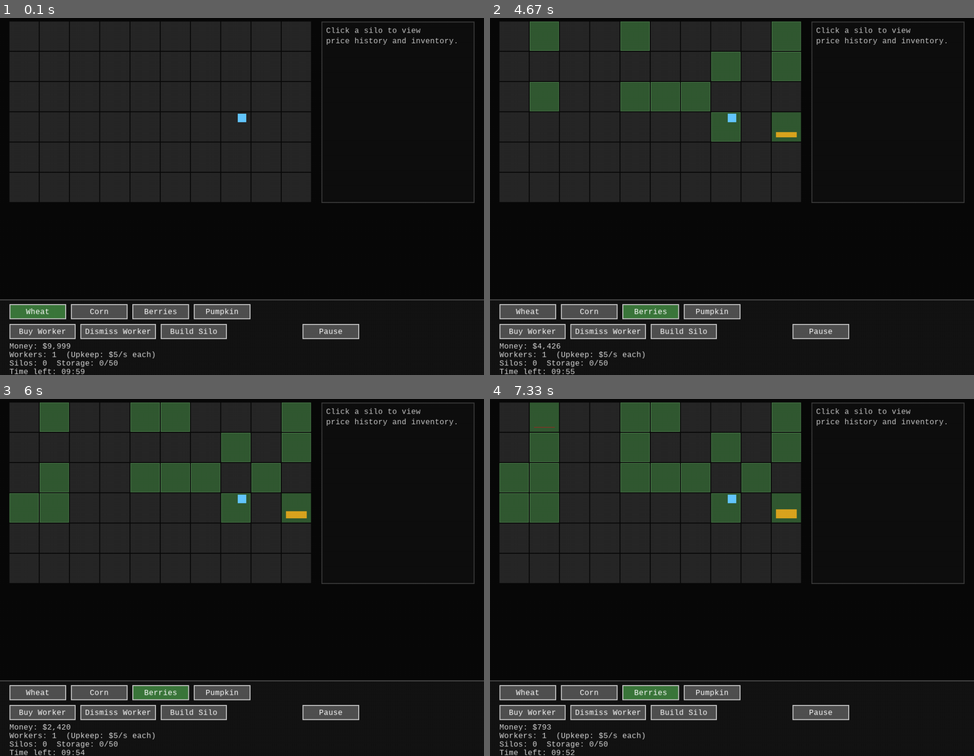
Above: before the commit, frames 1-4 (two rows, left to right).
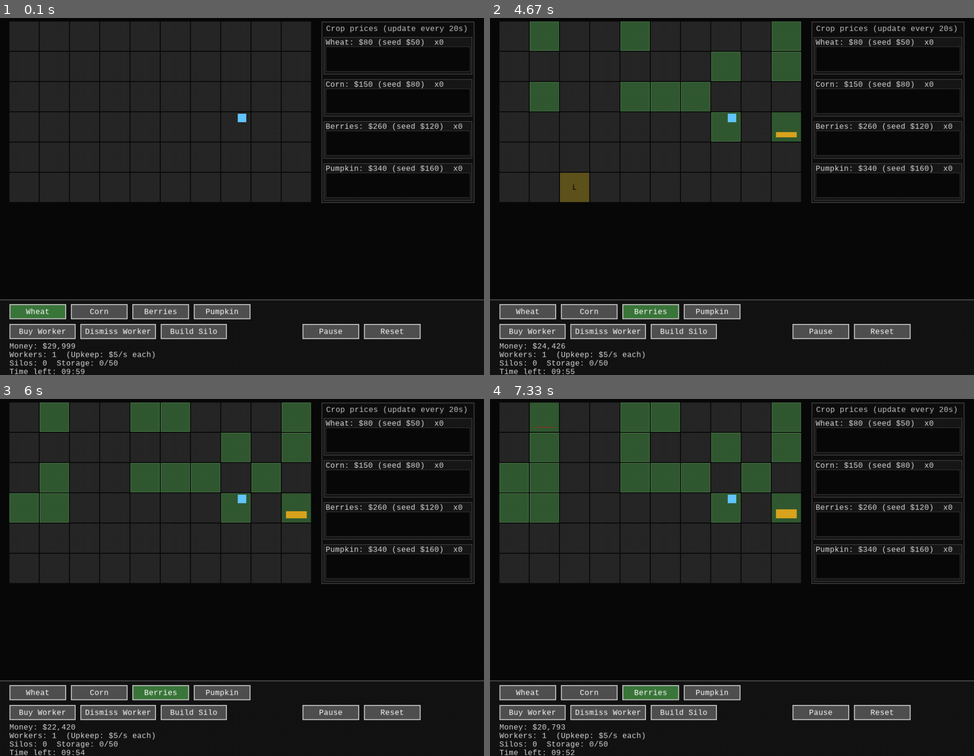
Above: after the commit, the same moments.

Repository: basperheim/farming-simulator-pygame
Game: pygame game, started from main.py
Same seed, same stepped clock (60 frames per second), same inputs: the game is played once before the commit and once after it.
Inputs (mouse positions are in pixels of both pictures, inside the frame that each line leads up to):
- Up to frame 1 (0.1 s): no input
- Up to frame 2 (4.67 s): press the mouse at (785, 125) at 0.37 s; move the mouse to (683, 132) at 0.47 s; release the mouse at (581, 139) at 0.6 s; press the mouse at (785, 125) at 0.7 s; move the mouse to (698, 92) at 0.8 s; release the mouse at (606, 57) at 0.93 s; press the mouse at (727, 67) at 1.03 s; move the mouse to (819, 196) at 1.13 s; release the mouse at (915, 328) at 1.27 s; press the mouse at (543, 35) at 1.37 s; move the mouse to (586, 175) at 1.47 s; release the mouse at (625, 310) at 1.6 s; press the mouse at (693, 96) at 1.7 s; move the mouse to (644, 171) at 1.8 s; release the mouse at (596, 250) at 1.93 s; press the mouse at (664, 96) at 2.03 s; move the mouse to (790, 75) at 2.13 s; release the mouse at (911, 53) at 2.27 s; press the mouse at (785, 35) at 2.37 s; move the mouse to (746, 46) at 2.47 s; release the mouse at (707, 57) at 2.6 s; press the mouse at (727, 125) at 2.7 s; move the mouse to (790, 110) at 2.8 s; release the mouse at (853, 92) at 2.93 s; press the mouse at (635, 96) at 3.03 s; move the mouse to (702, 132) at 3.13 s; release the mouse at (770, 171) at 3.27 s; press the mouse at (635, 35) at 3.37 s; move the mouse to (635, 121) at 3.47 s; release the mouse at (630, 210) at 3.6 s; click (649, 307) at 3.72 s; press the mouse at (785, 67) at 4.03 s; move the mouse to (669, 150) at 4.13 s; release the mouse at (557, 228) at 4.27 s; press the mouse at (543, 96) at 4.37 s; move the mouse to (562, 139) at 4.47 s; release the mouse at (577, 185) at 4.6 s
- Up to frame 3 (6 s): press the mouse at (174, 416) at 4.7 s; move the mouse to (300, 548) at 4.8 s; release the mouse at (421, 677) at 4.93 s; press the mouse at (24, 506) at 5.03 s; move the mouse to (82, 566) at 5.13 s; release the mouse at (140, 627) at 5.27 s; press the mouse at (266, 477) at 5.37 s; move the mouse to (324, 502) at 5.47 s; release the mouse at (387, 527) at 5.6 s; press the mouse at (53, 506) at 5.7 s; move the mouse to (208, 588) at 5.8 s; release the mouse at (367, 670) at 5.93 s
- Up to frame 4 (7.33 s): press the mouse at (514, 477) at 6.03 s; move the mouse to (615, 466) at 6.13 s; release the mouse at (712, 456) at 6.27 s; press the mouse at (543, 416) at 6.37 s; move the mouse to (591, 445) at 6.47 s; release the mouse at (635, 473) at 6.6 s; press the mouse at (543, 448) at 6.7 s; move the mouse to (683, 516) at 6.8 s; release the mouse at (823, 584) at 6.93 s; press the mouse at (635, 448) at 7.03 s; move the mouse to (664, 563) at 7.13 s; release the mouse at (698, 681) at 7.27 s

The runs differ from the first frame. In frame 1, 2.5% of the frame differs, in the area x 9-98%, y 1-93%; in frame 2, 3.0%; in frame 3, 2.5%; in frame 4, 2.5%.

Commit message:
Fix minor issues

Diff:
--- a/main.py
+++ b/main.py
@@ -1,3 +1,5 @@
+import json
+import os
 import pygame
 import sys
 import random
@@ -18,7 +20,7 @@
 
 GAME_DURATION = 600.0  # seconds, 10 minutes
 
-STARTING_MONEY = 10000.0
+STARTING_MONEY = 30000.0
 LAND_COST = 500.0
 WORKER_COST = 2000.0
 WORKER_UPKEEP_PER_SECOND = 5.0
@@ -32,6 +34,7 @@
 
 PRICE_UPDATE_INTERVAL = 20.0  # seconds
 PRICE_HISTORY_LENGTH = 10
+SAVE_FILE = "savegame.json"
 
 
 @dataclass
@@ -168,32 +171,45 @@
         self.big_font = pygame.font.SysFont("consolas", 36)
 
         self.running = True
-        self.paused = False
-        self.game_time = 0.0
-        self.game_over = False
-
-        self.money = STARTING_MONEY
-        self.workers: List[Worker] = []
-        self.num_silos = 0
-        self.inventory: Dict[str, int] = {}
 
         self.plant_types: List[PlantType] = self.create_plant_types()
-        self.price_histories: Dict[str, PriceHistory] = self.create_price_histories()
-        self.selected_plant_type: PlantType = self.plant_types[0]
-
-        self.tiles: List[Tile] = self.create_tiles()
-        # Start with one worker in the middle
-        self.workers.append(
-            Worker(WINDOW_WIDTH // 2, WINDOW_HEIGHT // 2 - UI_PANEL_HEIGHT)
-        )
-
         self.buttons: List[Button] = []
         self.silo_mode: bool = False
         self.silo_button: Optional[Button] = None
         self.sell_button: Optional[Button] = None
         self.selected_silo_tile: Optional[Tile] = None
-
-        self.price_update_timer: float = 0.0
+        self.hovered_tile: Optional[Tile] = None
+
+        self.reset_state()
+        self.load_state()
+
+    def reset_state(self):
+        self.paused = False
+        self.game_time = 0.0
+        self.game_over = False
+
+        self.money = STARTING_MONEY
+        self.workers = []
+        self.num_silos = 0
+        self.inventory = {pt.name: 0 for pt in self.plant_types}
+
+        self.price_histories = self.create_price_histories()
+        self.selected_plant_type = self.plant_types[0]
+
+        self.tiles = self.create_tiles()
+        self.workers.append(
+            Worker(WINDOW_WIDTH // 2, WINDOW_HEIGHT // 2 - UI_PANEL_HEIGHT)
+        )
+
+        self.buttons = []
+        self.silo_mode = False
+        self.silo_button = None
+        self.sell_button = None
+        self.selected_silo_tile = None
+        self.hovered_tile = None
+
+        self.price_update_timer = 0.0
+        self.save_timer = 0.0
 
         self.create_buttons()
 
@@ -320,6 +336,205 @@
         rect = pygame.Rect(x, panel_top, 120, BUTTON_HEIGHT)
         pause_button = Button(rect, "Pause", toggle_pause, toggle=True)
         self.buttons.append(pause_button)
+        x += 130
+
+        # Reset
+        def reset_game(_btn):
+            try:
+                os.remove(SAVE_FILE)
+            except OSError:
+                pass
+            self.reset_state()
+
+        rect = pygame.Rect(x, panel_top, 120, BUTTON_HEIGHT)
+        reset_button = Button(rect, "Reset", reset_game)
+        self.buttons.append(reset_button)
+
+    def get_plant_type_by_name(self, name: Optional[str]) -> Optional[PlantType]:
+        if name is None:
+            return None
+        for pt in self.plant_types:
+            if pt.name == name:
+                return pt
+        return None
+
+    def to_dict(self) -> dict:
+        data = {
+            "money": self.money,
+            "game_time": self.game_time,
+            "num_silos": self.num_silos,
+            "workers": len(self.workers),
+            "inventory": self.inventory,
+            "selected_plant_type": self.selected_plant_type.name
+            if self.selected_plant_type
+            else None,
+            "price_update_timer": self.price_update_timer,
+            "price_histories": {},
+            "tiles": [],
+        }
+
+        for name, ph in self.price_histories.items():
+            data["price_histories"][name] = {
+                "base_price": ph.base_price,
+                "current_multiplier": ph.current_multiplier,
+                "history": list(ph.history),
+            }
+
+        for tile in self.tiles:
+            tile_entry = {
+                "x": tile.grid_x,
+                "y": tile.grid_y,
+                "purchased": tile.purchased,
+                "has_silo": tile.has_silo,
+                "plant": None,
+            }
+            if tile.plant:
+                tile_entry["plant"] = {
+                    "type": tile.plant.plant_type.name,
+                    "planted_time": tile.plant.planted_time,
+                }
+            data["tiles"].append(tile_entry)
+
+        return data
+
+    def load_from_dict(self, data: dict):
+        self.money = float(data.get("money", STARTING_MONEY))
+        self.game_time = float(data.get("game_time", 0.0))
+        self.price_update_timer = float(data.get("price_update_timer", 0.0))
+        self.save_timer = 0.0
+        self.game_over = False
+        self.paused = False
+        self.silo_mode = False
+        self.selected_silo_tile = None
+        self.hovered_tile = None
+
+        inv_data = data.get("inventory", {})
+        self.inventory = {pt.name: 0 for pt in self.plant_types}
+        if isinstance(inv_data, dict):
+            for name, val in inv_data.items():
+                if name in self.inventory:
+                    try:
+                        self.inventory[name] = int(val)
+                    except Exception:
+                        continue
+
+        ph_data = data.get("price_histories", {})
+        for pt in self.plant_types:
+            entry = ph_data.get(pt.name, {})
+            try:
+                base_price = float(entry.get("base_price", pt.sell_price))
+            except Exception:
+                base_price = pt.sell_price
+            try:
+                current_multiplier = float(entry.get("current_multiplier", 1.0))
+            except Exception:
+                current_multiplier = 1.0
+            history_raw = entry.get("history", [base_price])
+            history: List[float] = []
+            if isinstance(history_raw, list):
+                for v in history_raw:
+                    try:
+                        history.append(float(v))
+                    except Exception:
+                        continue
+            if not history:
+                history = [base_price]
+            self.price_histories[pt.name] = PriceHistory(
+                base_price=base_price,
+                current_multiplier=current_multiplier,
+                history=history,
+            )
+
+        selected_name = data.get("selected_plant_type")
+        selected_pt = self.get_plant_type_by_name(selected_name)
+        self.selected_plant_type = selected_pt or self.plant_types[0]
+
+        workers_count = 0
+        try:
+            workers_count = max(0, int(data.get("workers", len(self.workers))))
+        except Exception:
+            workers_count = len(self.workers)
+        self.workers = [
+            Worker(WINDOW_WIDTH // 2, WINDOW_HEIGHT // 2 - UI_PANEL_HEIGHT)
+            for _ in range(workers_count)
+        ]
+        if not self.workers:
+            self.workers.append(
+                Worker(WINDOW_WIDTH // 2, WINDOW_HEIGHT // 2 - UI_PANEL_HEIGHT)
+            )
+
+        tile_lookup = {(t.grid_x, t.grid_y): t for t in self.tiles}
+        tiles_data = data.get("tiles", [])
+        self.num_silos = 0
+        if isinstance(tiles_data, list):
+            for td in tiles_data:
+                if not isinstance(td, dict):
+                    continue
+                try:
+                    x = int(td.get("x"))
+                    y = int(td.get("y"))
+                except Exception:
+                    continue
+                tile = tile_lookup.get((x, y))
+                if tile is None:
+                    continue
+                tile.purchased = bool(td.get("purchased", False))
+                tile.has_silo = bool(td.get("has_silo", False))
+                tile.plant = None
+                plant_info = td.get("plant")
+                if plant_info and tile.purchased:
+                    pt = self.get_plant_type_by_name(plant_info.get("type"))
+                    if pt:
+                        try:
+                            planted_time = float(
+                                plant_info.get("planted_time", self.game_time)
+                            )
+                            tile.plant = PlantInstance(pt, planted_time)
+                        except Exception:
+                            tile.plant = None
+                if tile.has_silo:
+                    self.num_silos += 1
+
+        try:
+            stored_silos = int(data.get("num_silos", self.num_silos))
+            self.num_silos = max(self.num_silos, stored_silos)
+        except Exception:
+            pass
+
+        # Sync plant toggle buttons
+        plant_names = [p.name for p in self.plant_types]
+        for b in self.buttons:
+            if b.toggle and b.text in plant_names:
+                b.toggled = b.text == self.selected_plant_type.name
+            elif b is self.silo_button:
+                b.toggled = False
+
+        if self.game_time >= GAME_DURATION:
+            self.game_over = True
+            self.paused = True
+
+    def save_state(self):
+        try:
+            with open(SAVE_FILE, "w") as f:
+                json.dump(self.to_dict(), f)
+        except Exception:
+            # Saving should never crash the game
+            pass
+
+    def load_state(self) -> bool:
+        if not os.path.exists(SAVE_FILE):
+            return False
+        try:
+            with open(SAVE_FILE, "r") as f:
+                data = json.load(f)
+            if not isinstance(data, dict):
+                raise ValueError("Invalid save format")
+            self.load_from_dict(data)
+            return True
+        except Exception:
+            # Bad save -> start fresh
+            self.reset_state()
+            return False
 
     @property
     def storage_capacity(self) -> int:
@@ -364,6 +579,7 @@
                 self.update(dt)
             self.draw()
             pygame.display.flip()
+        self.save_state()
         pygame.quit()
         sys.exit()
 
@@ -381,6 +597,14 @@
                         for b in self.buttons:
                             if b.text == "Pause":
                                 b.toggled = self.paused
+            elif event.type == pygame.MOUSEMOTION:
+                pos = event.pos
+                self.hovered_tile = None
+                if pos[1] < WINDOW_HEIGHT - UI_PANEL_HEIGHT:
+                    for tile in self.tiles:
+                        if tile.rect.collidepoint(pos):
+                            self.hovered_tile = tile
+                            break
             elif event.type == pygame.MOUSEBUTTONDOWN and event.button == 1:
                 # Buttons
                 for btn in self.buttons:
@@ -443,6 +667,33 @@
             # click outside any tile clears silo selection
             self.selected_silo_tile = None
 
+    def get_tile_action(self, tile: Tile) -> Optional[str]:
+        if not tile.purchased:
+            if not self.game_over and self.money >= LAND_COST:
+                return "L"
+            return None
+
+        if self.silo_mode:
+            if (
+                not tile.has_silo
+                and tile.plant is None
+                and self.money >= SILO_COST
+                and not self.game_over
+            ):
+                return "S"
+            return None
+
+        if tile.has_silo:
+            return "S"
+
+        if tile.can_plant() and not self.game_over:
+            pt = self.selected_plant_type
+            _, seed_price = self.get_price_info(pt)
+            if self.money >= seed_price:
+                return pt.name[0].upper()
+
+        return None
+
     def update_prices(self):
         for pt in self.plant_types:
             ph = self.price_histories[pt.name]
@@ -460,6 +711,11 @@
             return
 
         self.game_time += dt
+        self.save_timer += dt
+        if self.save_timer >= 1.0:
+            self.save_state()
+            self.save_timer = 0.0
+
         if self.game_time >= GAME_DURATION:
             self.game_over = True
             self.paused = True
@@ -527,6 +783,30 @@
                 if tile.purchased:
                     pygame.draw.rect(self.screen, (80, 130, 80), tile.rect, 1)
 
+    def draw_hover_preview(self):
+        if self.hovered_tile is None:
+            return
+        action = self.get_tile_action(self.hovered_tile)
+        if not action:
+            return
+
+        tile = self.hovered_tile
+        overlay = pygame.Surface(tile.rect.size, pygame.SRCALPHA)
+        color = (0, 180, 0, 70)
+        if action == "L":
+            color = (240, 200, 0, 70)
+        elif action == "S":
+            if tile.has_silo and not self.silo_mode:
+                color = (0, 160, 220, 70)
+            else:
+                color = (0, 180, 120, 70)
+        overlay.fill(color)
+        self.screen.blit(overlay, tile.rect.topleft)
+
+        text_surf = self.font.render(action, True, (0, 0, 0))
+        text_rect = text_surf.get_rect(center=tile.rect.center)
+        self.screen.blit(text_surf, text_rect)
+
     def draw_workers(self):
         for w in self.workers:
             rect = pygame.Rect(0, 0, 18, 18)
@@ -596,25 +876,21 @@
         pygame.draw.rect(self.screen, (15, 15, 15), rect)
         pygame.draw.rect(self.screen, (60, 60, 60), rect, 2)
 
-        if self.selected_silo_tile is None:
-            msg = "Click a silo to view\nprice history and inventory."
-            for i, line in enumerate(msg.splitlines()):
-                surf = self.font.render(line, True, (200, 200, 200))
-                self.screen.blit(
-                    surf,
-                    (panel_left + 10, panel_top + 10 + i * 22),
-                )
-            return
+        header_text = f"Crop prices (update every {int(PRICE_UPDATE_INTERVAL)}s)"
+        header_surf = self.font.render(header_text, True, (200, 200, 200))
+        self.screen.blit(header_surf, (panel_left + 10, panel_top + 6))
 
         # Draw mini graphs for each crop
         n = len(self.plant_types)
         if n == 0:
             return
 
-        section_height = panel_height // n
+        header_height = 28
+        section_height = (panel_height - header_height) // n
+        start_top = panel_top + header_height
         for idx, pt in enumerate(self.plant_types):
             ph = self.price_histories[pt.name]
-            section_top = panel_top + idx * section_height
+            section_top = start_top + idx * section_height
             section_rect = pygame.Rect(
                 panel_left + 5, section_top + 5, panel_width - 10, section_height - 10
             )
@@ -694,6 +970,7 @@
     def draw(self):
         self.screen.fill((10, 10, 10))
         self.draw_grid()
+        self.draw_hover_preview()
         self.draw_workers()
         self.draw_price_panel()
         self.draw_ui_panel()
Not shown, changed: .gitignore
